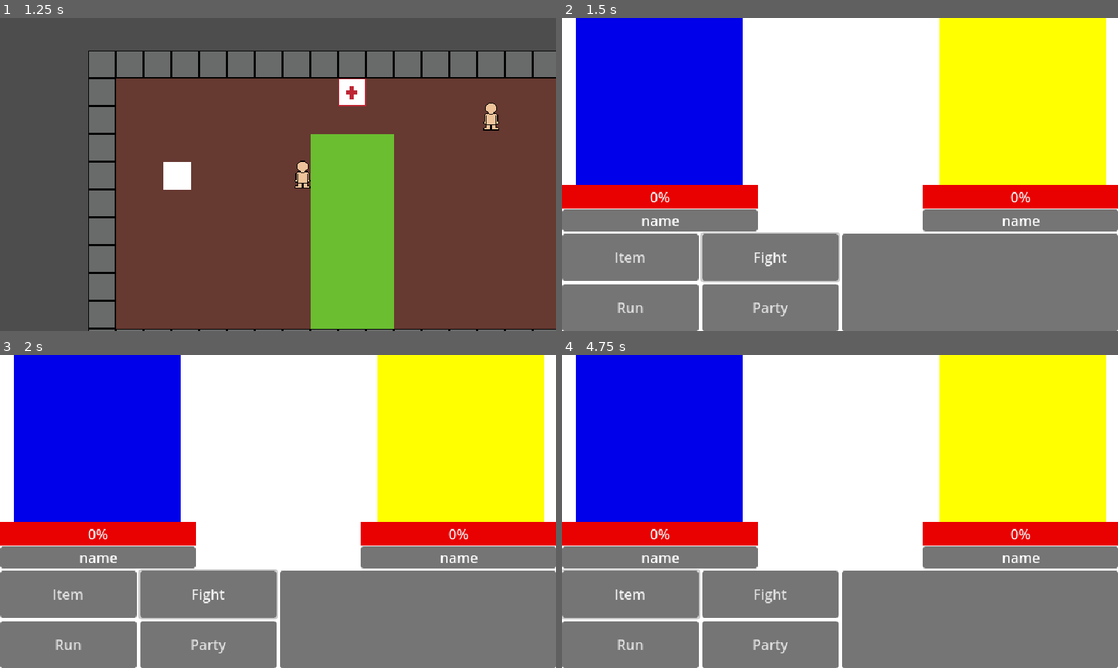
Above: before the commit, frames 1-4 (two rows, left to right).
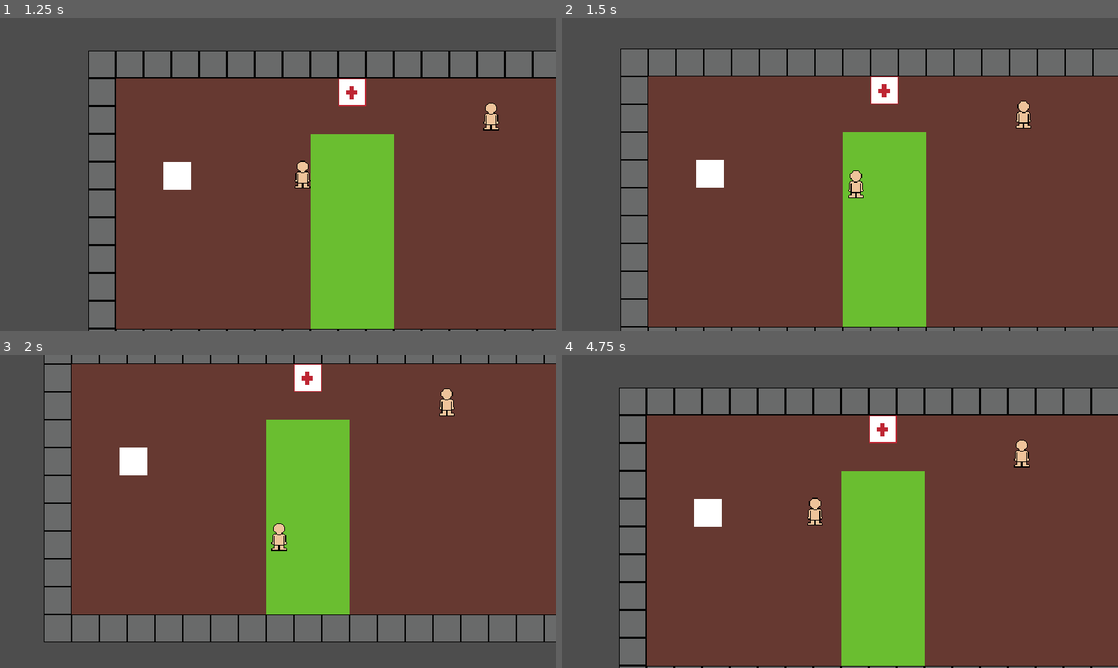
Above: after the commit, the same moments.

Repository: jevonsp/monstertamer_v0.1
Game: Godot game, scene res://main_scenes/game.tscn
The game is run twice, just before and just after one commit, with the same random seed, the same clock (stepped at 60 frames per second) and the same inputs.
Inputs:
- Up to frame 1 (1.25 s): tap Enter at 0.5 s; hold D (right) from 0.53 s (still down)
- Up to frame 2 (1.5 s): release D (right) at 1.28 s; hold S (down) from 1.28 s (still down)
- Up to frame 3 (2 s): keep holding S (down)
- Up to frame 4 (4.75 s): release S (down) at 2.03 s; hold D (right) 2.03-2.78 s; hold W (up) 2.78-3.53 s; hold A (left) from 3.53 s (still down); tap Escape (no) at 4.15 s

Frame 1 is identical in both runs. In frame 2, 97% of the frame differs, in the area x 0-100%, y 0-100%; in frame 3, 92%; in frame 4, 98%.

Commit message:
added health component

Diff:
--- a/components/EncounterZone/encounter_zone.gd
+++ b/components/EncounterZone/encounter_zone.gd
@@ -1,7 +1,7 @@
 class_name EncounterZone
 extends Area2D
 
-signal need_random_encounter(zone : Node)
+signal need_random_encounter(event: EncounterEvent)
 signal battle_needs_focus
 
 @export var enemy_party : Node
@@ -22,18 +22,18 @@
 	query.collision_mask = collision_mask
 	query.collide_with_areas = true
 	query.collide_with_bodies = false
+
 	var results = space_state.intersect_point(query)
 	for result in results:
 		if result.collider == self:
-			need_random_encounter.emit(self)
+			return true
 	return false
 
 # Connected via editor signal to player
 func _on_player_moved_to_tile(world_position: Vector2):
-	if is_position_in_area(world_position):
-		if randf() < encounter_rate:
-			if enemy_party:
-				need_random_encounter.emit()
+	if is_position_in_area(world_position) and randf() < encounter_rate:
+		var event := constuct_wild_encounter()
+		need_random_encounter.emit(event)
 
 func constuct_wild_encounter() -> EncounterEvent:
 	var monster_data = get_monster_in_range()
@@ -41,11 +41,11 @@
 	var event := EncounterEvent.new()
 	event.monster_data = monster_data
 	event.level = level
-	return (event)
+	return event
 
 func get_monster_in_range():
-	var monster_data = encounter_table.pick_random()
-	return monster_data
+	return encounter_table.pick_random()
+
 
 func get_level_in_range():
 	var level = range(min_level, max_level + 1).pick_random()
--- /dev/null
+++ b/components/MonsterInstance/health_component.gd
@@ -0,0 +1,17 @@
+class_name HealthComponent extends Resource
+
+var max_hp : int
+var current_hp : int
+
+func setup_from_stats(stats: StatsComponent) -> void:
+	max_hp = stats.base_hp
+	current_hp = max_hp
+
+func take_damage(amount: int) -> void:
+	current_hp = max(current_hp - amount, 0)
+
+func heal(amount: int) -> void:
+	current_hp = min(current_hp + amount, max_hp)
+
+func is_dead() -> bool:
+	return current_hp <= 0
--- a/components/MonsterInstance/monster_instance.gd
+++ b/components/MonsterInstance/monster_instance.gd
@@ -1,29 +1,28 @@
 class_name MonsterInstance
 extends Node
 
-@export var monster_data : MonsterData
 var monster_name : String
 var stats_component : StatsComponent
 var current_level : int
+var health_component : HealthComponent
 var moves_component : MovesComponent
 var known_moves : Array[Move]
 
-func _ready() -> void:
-	create_monster()
+var monster_data_interal : MonsterData
+
+func _init():
+	print("MonsterInstance created: ", self, " stack: ", get_stack())
+
+func _ready():
+	pass
+
+func set_monster_data(data : MonsterData, level : int) -> void:
+	monster_data_interal = data
+	monster_name = data.species_name
+	current_level = level
 
 func create_monster(event : EncounterEvent = null):
-	if event:
-		monster_data = event.monster_data
-		current_level = event.level
-	if monster_data:
-		monster_name = monster_data.species_name
-		stats_component = StatsComponent.new()
-		moves_component = MovesComponent.new()
-
-		var encounter = EncounterEvent.new(monster_data, 1)
-		stats_component.setup_monster_from_data(encounter)
-		moves_component.setup_moves_from_data(encounter.monster_data)
-		known_moves = moves_component.moveset.duplicate()
+	debug_print()
 
 func debug_print():
 	# Print all stats
--- a/components/MonsterInstance/monster_instance.tscn
+++ b/components/MonsterInstance/monster_instance.tscn
@@ -1,8 +1,6 @@
-[gd_scene load_steps=3 format=3 uid="uid://ve5q7w7kbn38"]
+[gd_scene load_steps=2 format=3 uid="uid://ve5q7w7kbn38"]
 
 [ext_resource type="Script" uid="uid://f2rc0ve2x0ik" path="res://components/MonsterInstance/monster_instance.gd" id="1_gk3m8"]
-[ext_resource type="Resource" uid="uid://cajcst55ivnkf" path="res://monsters/pistol_shrimp.tres" id="2_2fq5y"]
 
 [node name="MonsterInstance" type="Node"]
 script = ExtResource("1_gk3m8")
-monster_data = ExtResource("2_2fq5y")
--- a/main_scenes/battle/battle_scene.tscn
+++ b/main_scenes/battle/battle_scene.tscn
@@ -66,6 +66,7 @@
 
 [node name="TopNames" type="Control" parent="BattleManager/UI/Field"]
 unique_name_in_owner = true
+visible = false
 z_index = 2
 custom_minimum_size = Vector2(0, 20)
 layout_mode = 3
@@ -128,6 +129,7 @@
 
 [node name="TopBars" type="Control" parent="BattleManager/UI/Field"]
 unique_name_in_owner = true
+visible = false
 z_index = 2
 custom_minimum_size = Vector2(0, 20)
 layout_mode = 3
@@ -263,7 +265,6 @@
 
 [node name="SingleBattle" type="Control" parent="BattleManager/UI/Field"]
 unique_name_in_owner = true
-visible = false
 layout_mode = 3
 anchors_preset = 0
 offset_left = 320.0
@@ -293,6 +294,7 @@
 
 [node name="DoubleBattle" type="Control" parent="BattleManager/UI/Field"]
 unique_name_in_owner = true
+visible = false
 anchors_preset = 0
 offset_right = 40.0
 offset_bottom = 40.0
--- a/main_scenes/game.gd
+++ b/main_scenes/game.gd
@@ -4,14 +4,13 @@
 @export var enemy_party : Node
 @export var party : Node
 @export var storage_manager : Node
+@export var monster_factory : Node
+
 
 func _ready() -> void:
 	for zone in get_tree().get_nodes_in_group("encounter_zone"):
-		if zone.has_signal("need_random_encounter"):
-			zone.need_random_encounter.connect(_on_encounter_needed)
+		zone.need_random_encounter.connect(_on_encounter_needed)
 
-func _on_encounter_needed(zone: Node):
-	print("Encounter needed!")
-	var encounter_event = zone.constuct_wild_encounter()
-	print(encounter_event)
-	enemy_party._on_encounter_zone_random_encounter(encounter_event)
+func _on_encounter_needed(event: EncounterEvent) -> void:
+	var monster = monster_factory.create_from_encounter(event)
+	enemy_party.add_child(monster)
--- a/main_scenes/game.tscn
+++ b/main_scenes/game.tscn
@@ -11,6 +11,7 @@
 [ext_resource type="Script" uid="uid://cf7eub3ripssg" path="res://main_scenes/party/party.gd" id="6_m3jfi"]
 [ext_resource type="PackedScene" uid="uid://bfft6btg2h78k" path="res://main_scenes/wild_party/enemy_party.tscn" id="7_0tnpc"]
 [ext_resource type="PackedScene" uid="uid://drha37ou4kgj3" path="res://main_scenes/storage_manager/storage_manager.tscn" id="7_7j0c4"]
+[ext_resource type="PackedScene" uid="uid://cjtia66k50wk0" path="res://main_scenes/monster_factory/monster_factory.tscn" id="8_7j0c4"]
 [ext_resource type="Resource" uid="uid://cajcst55ivnkf" path="res://monsters/pistol_shrimp.tres" id="11_mf5kq"]
 [ext_resource type="Resource" uid="uid://mkqktbhjqjxf" path="res://monsters/pyro_badger.tres" id="13_mf5kq"]
 
@@ -23,11 +24,12 @@
 [sub_resource type="RectangleShape2D" id="RectangleShape2D_m3jfi"]
 size = Vector2(29, 27)
 
-[node name="Game" type="Node2D" node_paths=PackedStringArray("enemy_party", "party", "storage_manager")]
+[node name="Game" type="Node2D" node_paths=PackedStringArray("enemy_party", "party", "storage_manager", "monster_factory")]
 script = ExtResource("1_6h35g")
 enemy_party = NodePath("EnemyParty")
 party = NodePath("Party")
 storage_manager = NodePath("StorageManager")
+monster_factory = NodePath("MonsterFactory")
 
 [node name="Player" parent="." instance=ExtResource("2_iywne")]
 z_index = 1
@@ -46,6 +48,9 @@
 
 [node name="StorageManager" parent="." node_paths=PackedStringArray("player") instance=ExtResource("7_7j0c4")]
 player = NodePath("../Player")
+
+[node name="MonsterFactory" parent="." instance=ExtResource("8_7j0c4")]
+unique_name_in_owner = true
 
 [node name="Level0" parent="." groups=["level"] instance=ExtResource("5_p57ef")]
 
--- /dev/null
+++ b/main_scenes/monster_factory/monster_factory.gd
@@ -0,0 +1,33 @@
+class_name  MonsterFactory extends Node
+
+# Convert PlayerMonster into Monster Instance
+func create_from_player_data(pm: PlayerMonster) -> MonsterInstance:
+	var monster = MonsterInstance.new()
+	monster.set_monster_data(pm.base_data, pm.level)
+
+	monster.stats_component = StatsComponent.new()
+	monster.stats_component.base_hp = pm.current_hp
+
+	monster.moves_component = MovesComponent.new()
+	monster.known_moves = pm.moves.duplicate()
+
+	monster.create_monster()
+	return monster
+
+# Convert Encounter Events into Monster Instance
+func create_from_encounter(event: EncounterEvent) -> MonsterInstance:
+	var monster = MonsterInstance.new()
+	monster.set_monster_data(event.monster_data, event.level)
+
+	monster.stats_component = StatsComponent.new()
+	monster.stats_component.setup_monster_from_data(event)
+
+	monster.health_component = HealthComponent.new()
+	monster.health_component.setup_from_stats(monster.stats_component)
+
+	monster.moves_component = MovesComponent.new()
+	monster.moves_component.setup_moves_from_data(event.monster_data)
+	monster.known_moves = monster.moves_component.moveset.duplicate()
+
+	monster.create_monster()
+	return monster
--- /dev/null
+++ b/main_scenes/monster_factory/monster_factory.tscn
@@ -0,0 +1,6 @@
+[gd_scene load_steps=2 format=3 uid="uid://cjtia66k50wk0"]
+
+[ext_resource type="Script" uid="uid://6m5mh07ih6rp" path="res://main_scenes/monster_factory/monster_factory.gd" id="1_gccsk"]
+
+[node name="MonsterFactory" type="Node"]
+script = ExtResource("1_gccsk")
--- a/main_scenes/storage_manager/storage_manager.gd
+++ b/main_scenes/storage_manager/storage_manager.gd
@@ -1,9 +1,6 @@
 extends Node
 
 @export var player : CharacterBody2D
-@export var test_monster_data : MonsterData
-@export var test_monster_instance : MonsterInstance
-
 
 var caught_monsters : Array[PlayerMonster] = []
 var player_party : Array[PlayerMonster] = []
--- a/main_scenes/storage_manager/storage_manager.tscn
+++ b/main_scenes/storage_manager/storage_manager.tscn
@@ -1,13 +1,6 @@
-[gd_scene load_steps=4 format=3 uid="uid://drha37ou4kgj3"]
+[gd_scene load_steps=2 format=3 uid="uid://drha37ou4kgj3"]
 
 [ext_resource type="Script" uid="uid://2qro77hgphie" path="res://main_scenes/storage_manager/storage_manager.gd" id="1_dawwh"]
-[ext_resource type="Resource" uid="uid://mkqktbhjqjxf" path="res://monsters/pyro_badger.tres" id="2_m3a3d"]
-[ext_resource type="Script" uid="uid://f2rc0ve2x0ik" path="res://components/MonsterInstance/monster_instance.gd" id="3_iucr7"]
 
 [node name="StorageManager" type="Node"]
 script = ExtResource("1_dawwh")
-
-[node name="MonsterInstance" type="Node" parent="."]
-script = ExtResource("3_iucr7")
-monster_data = ExtResource("2_m3a3d")
-metadata/_custom_type_script = "uid://f2rc0ve2x0ik"
--- a/main_scenes/wild_party/enemy_party.gd
+++ b/main_scenes/wild_party/enemy_party.gd
@@ -3,20 +3,15 @@
 signal enemy_party_ready
 
 var monster_data_array : Array[MonsterData] = []
-@export var test_scene : Node
+
+@onready var monster_factory = %MonsterFactory
 
 func _ready() -> void:
+	for zone in get_tree().get_nodes_in_group("encounter_zone"):
+		zone.need_random_encounter.connect(_on_random_encounter)
+
+func _on_random_encounter(event: EncounterEvent) -> void:
 	pass
-
-func _on_encounter_zone_random_encounter(event: EncounterEvent) -> void:
-	var monster = MonsterInstance.new()
-	monster.monster_data = event.monster_data
-	monster.current_level = event.level
-
-	monster.create_monster()
-	add_child(monster)
-	monster.debug_print()
-	enemy_party_ready.emit()
 
 func _on_player_monster_needed(node: MonsterInstance):
 	pass
--- a/test_scenes/test_scene.gd
+++ /dev/null
@@ -1,24 +0,0 @@
-extends Node
-
-signal monster_caught(monster)
-
-@export var encounter_zone : Area2D
-@export var enemy_party : Node
-@export var storage_manager : Node
-
-
-func _ready() -> void:
-	pass
-
-func test_encounter():
-	var encounter_event = encounter_zone.constuct_wild_encounter()
-	print(encounter_event)
-	enemy_party._on_encounter_zone_random_encounter(encounter_event)
-
-func catch_monster():
-	var node = enemy_party.get_child(0) as MonsterInstance
-	print("Enemy children: ", enemy_party.get_children())
-	print("Catching: ", node)
-	var caught = PlayerMonster.create_player_monster(node)
-	monster_caught.emit(caught)
-	storage_manager.add_monster_to_caught_monsters(caught)
--- a/test_scenes/test_scene.tscn
+++ /dev/null
@@ -1,67 +0,0 @@
-[gd_scene load_steps=10 format=3 uid="uid://6kfvyvurmmd8"]
-
-[ext_resource type="Script" uid="uid://d4baicsfjpcgq" path="res://test_scenes/test_scene.gd" id="1_e5rb5"]
-[ext_resource type="Script" uid="uid://bht3qilxph3p0" path="res://components/EncounterZone/encounter_zone.gd" id="2_kymn1"]
-[ext_resource type="PackedScene" uid="uid://bfft6btg2h78k" path="res://main_scenes/wild_party/enemy_party.tscn" id="3_kymn1"]
-[ext_resource type="Script" uid="uid://p7x6o07vrvvf" path="res://components/MonsterInstance/monster_data_resource.gd" id="3_rrv6s"]
-[ext_resource type="Resource" uid="uid://mkqktbhjqjxf" path="res://monsters/pyro_badger.tres" id="4_vqllv"]
-[ext_resource type="Resource" uid="uid://cajcst55ivnkf" path="res://monsters/pistol_shrimp.tres" id="5_p1kmn"]
-[ext_resource type="PackedScene" uid="uid://cwvxpdmi5vk2b" path="res://main_scenes/party/Party.tscn" id="7_spdlk"]
-[ext_resource type="PackedScene" uid="uid://drha37ou4kgj3" path="res://main_scenes/storage_manager/storage_manager.tscn" id="8_r3q3w"]
-[ext_resource type="PackedScene" uid="uid://btka8kpgy1kc5" path="res://main_scenes/capture_manager/capture_manager.tscn" id="9_34yi7"]
-
-[node name="TestScene" type="Node" node_paths=PackedStringArray("encounter_zone", "enemy_party", "storage_manager")]
-script = ExtResource("1_e5rb5")
-encounter_zone = NodePath("EncounterZone")
-enemy_party = NodePath("EnemyParty")
-storage_manager = NodePath("StorageManager")
-
-[node name="EncounterZone" type="Area2D" parent="." node_paths=PackedStringArray("enemy_party")]
-script = ExtResource("2_kymn1")
-enemy_party = NodePath("../EnemyParty")
-encounter_table = Array[ExtResource("3_rrv6s")]([ExtResource("4_vqllv"), ExtResource("5_p1kmn")])
-encounter_rate = 1.0
-min_level = 1
-max_level = 10
-metadata/_custom_type_script = "uid://bht3qilxph3p0"
-
-[node name="EnemyParty" parent="." node_paths=PackedStringArray("test_scene") instance=ExtResource("3_kymn1")]
-test_scene = NodePath("..")
-
-[node name="Party" parent="." instance=ExtResource("7_spdlk")]
-
-[node name="StorageManager" parent="." instance=ExtResource("8_r3q3w")]
-
-[node name="CaptureManager" parent="." instance=ExtResource("9_34yi7")]
-
-[node name="SpawnEnemy" type="Button" parent="."]
-offset_left = 31.0
-offset_top = 91.0
-offset_right = 173.0
-offset_bottom = 199.0
-
-[node name="CatchEnemy" type="Button" parent="."]
-anchors_preset = -1
-anchor_left = 0.006
-anchor_top = 0.011
-anchor_right = 0.006
-anchor_bottom = 0.011
-offset_left = 195.16
-offset_top = 89.04
-offset_right = 327.16
-offset_bottom = 192.04
-
-[node name="StoreEnemy" type="Button" parent="."]
-offset_left = 350.0
-offset_top = 92.0
-offset_right = 358.0
-offset_bottom = 110.0
-
-[node name="SaveEnemy" type="Button" parent="."]
-offset_left = 389.0
-offset_top = 95.0
-offset_right = 397.0
-offset_bottom = 103.0
-
-[connection signal="pressed" from="SpawnEnemy" to="." method="test_encounter"]
-[connection signal="pressed" from="CatchEnemy" to="." method="catch_monster"]
Not shown, added: components/MonsterInstance/health_component.gd.uid
Not shown: 1 places in main_scenes/game.tscn that only renumber resources
Not shown, added: main_scenes/monster_factory/monster_factory.gd.uid
Not shown, removed: test_scenes/test_scene.gd.uid
